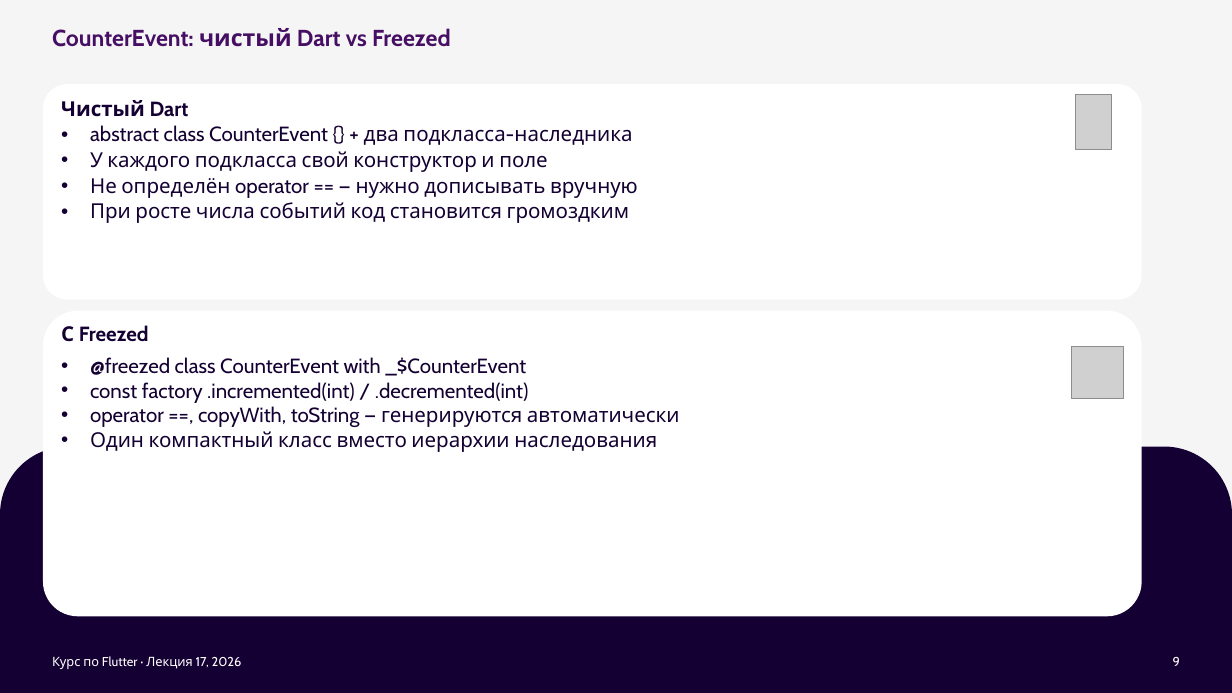
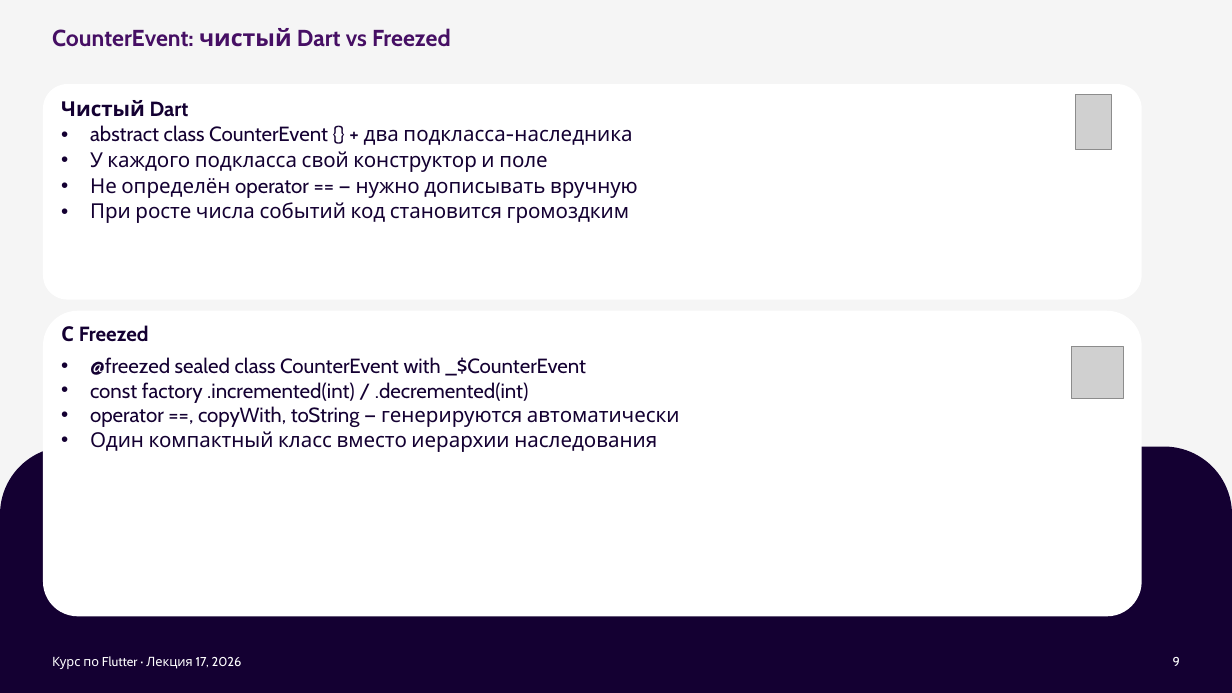
Before and after one commit to xander9112/university_flutter_course, a slide deck: slide 9 of Лекция 17 - Генерация кода/Лекция 17 - Генерация кода.pptx. Drawn at 1232x693 pixels with LibreOffice and Linux fonts; fonts in the diff are those of the drawing; grey boxes stand for pictures; background and template pictures are left out. Boxes give left, top, right and bottom in pixels: in the first picture for what was removed or moved away, otherwise in the second. Text is boxed around its words. In the diff, an @@ line names an element or a change of style, - is before the commit and + after.

```diff
--- a/Лекция 17 - Генерация кода/Лекция 17 - Генерация кода.pptx
+++ b/Лекция 17 - Генерация кода/Лекция 17 - Генерация кода.pptx
@@ text at (x1=90, y1=357, x2=586, y2=376): text changed @@
-• @freezed class CounterEvent with _$CounterEvent
+• @freezed sealed class CounterEvent with _$CounterEvent
```
Also in this commit, not shown: 3 other slides changed, 16 other files.
